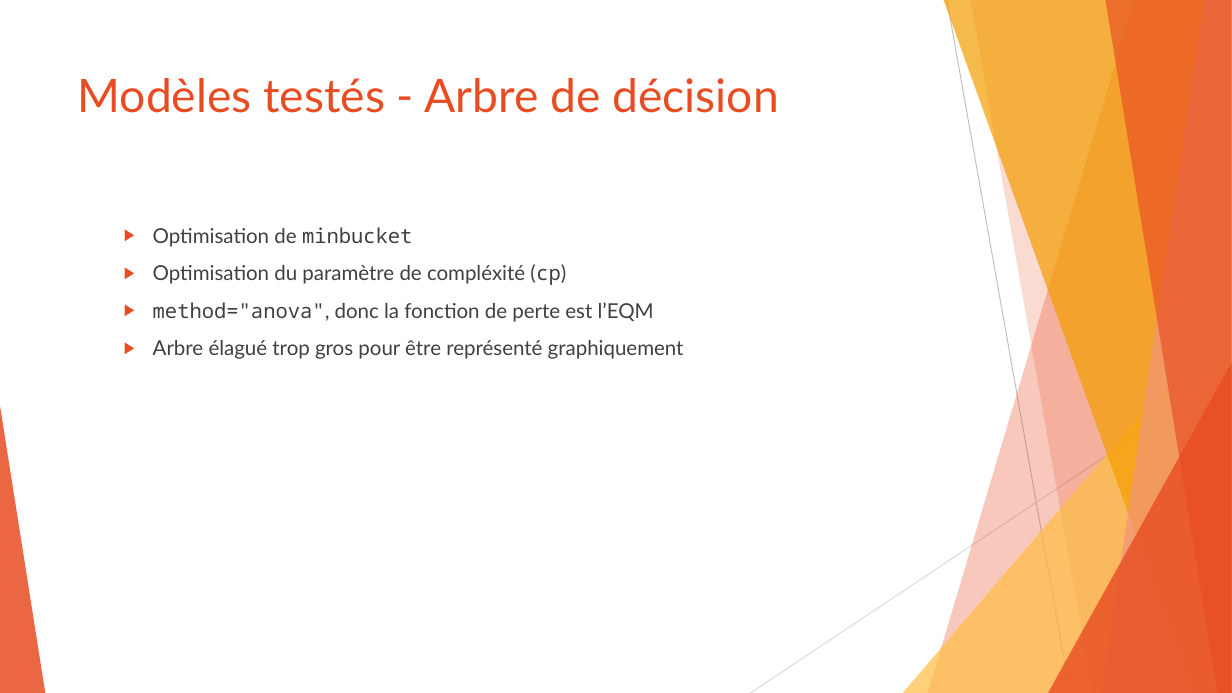
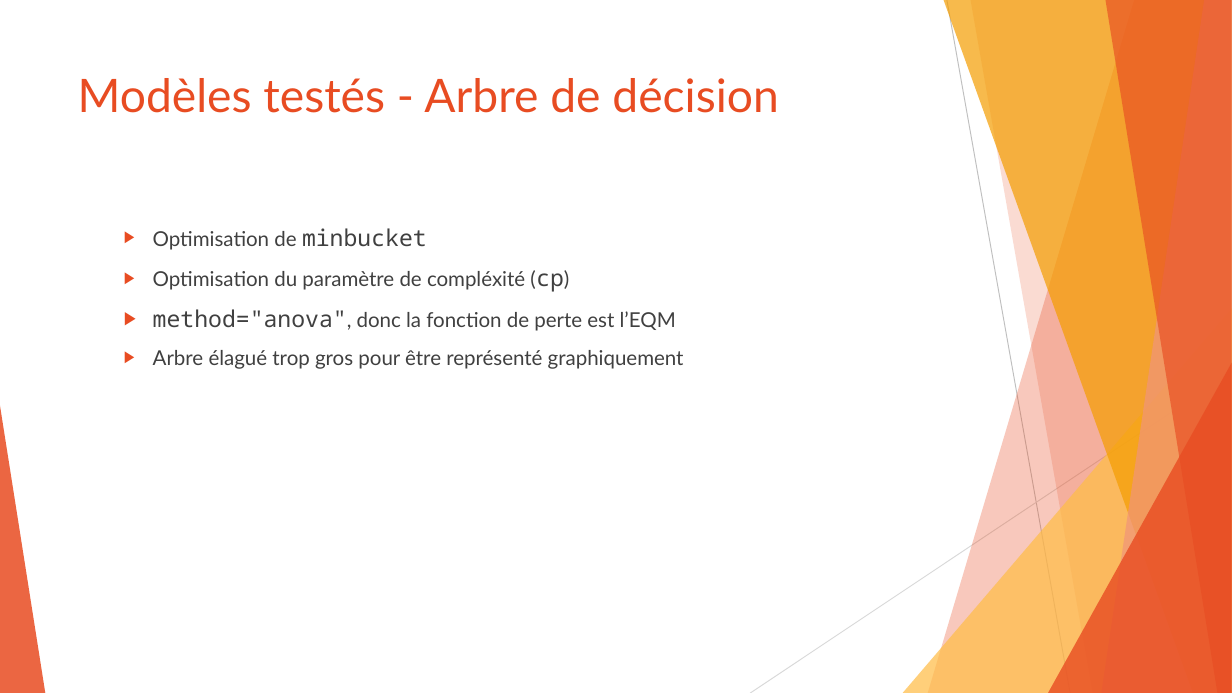
Before and after one commit to SamuelProvencher/TP-Apprentissage, a slide deck: slide 14 of PP.pptx. Drawn at 1232x693 pixels with LibreOffice and Linux fonts; fonts in the diff are those of the drawing. Boxes give left, top, right and bottom in pixels: in the first picture for what was removed or moved away, otherwise in the second. Text is boxed around its words. In the diff, an @@ line names an element or a change of style, - is before the commit and + after.

```diff
--- a/PP.pptx
+++ b/PP.pptx
@@ text at (153,228,676,331): size 16 to 18 pt in "minbucket", "(cp)", "method="anova"," @@
```
Also in this commit, not shown: 3 other slides changed, 1 other file.
